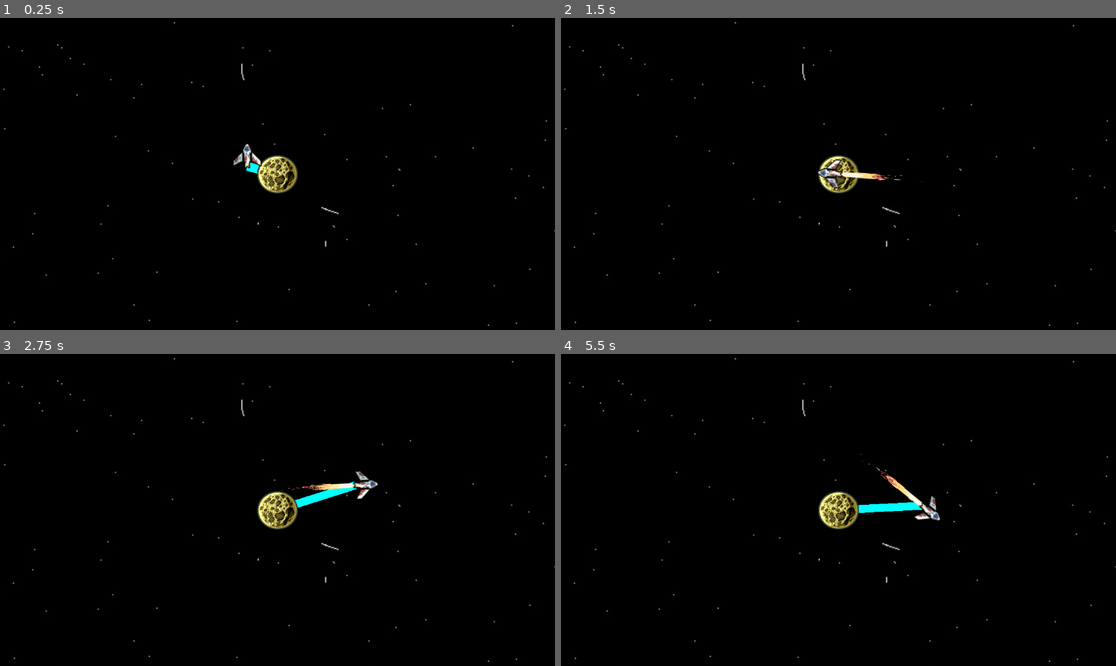
Above: before the commit, frames 1-4 (two rows, left to right).
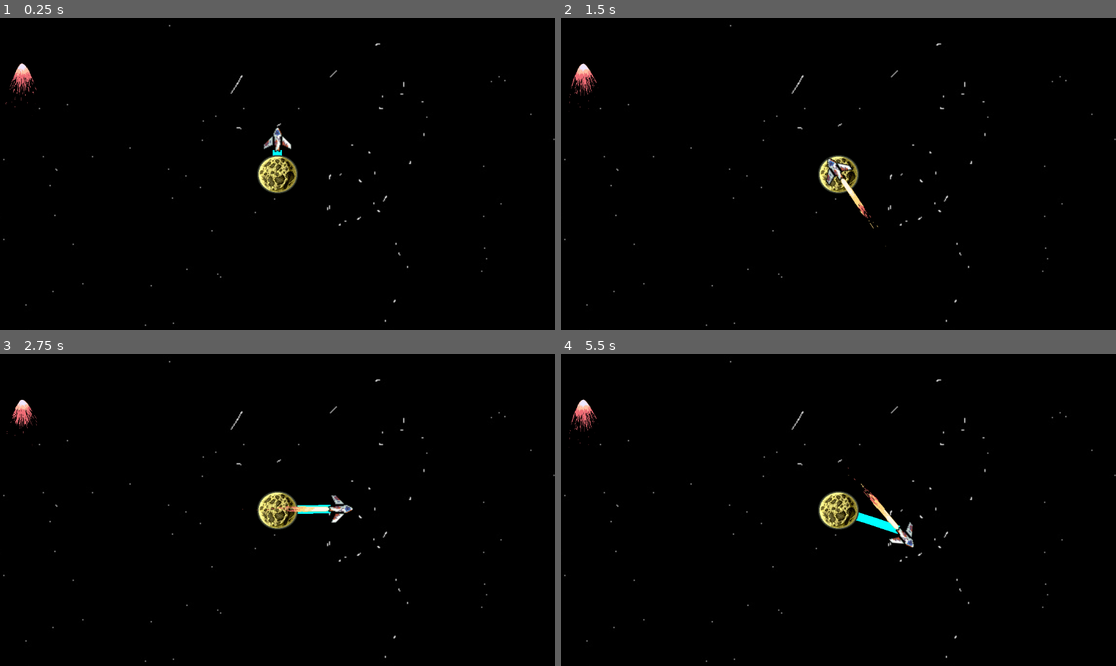
Above: after the commit, the same moments.

Repository: Fila2224/bounce-back
Game: Godot game, scene res://scenes/main_scene.tscn
The game is run twice, just before and just after one commit, with the same random seed, the same clock (stepped at 60 frames per second) and the same inputs.
Inputs:
- Up to frame 1 (0.25 s): no input
- Up to frame 2 (1.5 s): hold D (right) 0.53-1.28 s; tap Space (blip) at 0.6, 1.35 s; hold S (down) from 1.28 s (still down)
- Up to frame 3 (2.75 s): release S (down) at 2.03 s; hold D (right) from 2.03 s (still down); tap Space (blip) at 2.1 s
- Up to frame 4 (5.5 s): release D (right) at 2.78 s; hold Up (up) 2.78-3.53 s; tap Space (blip) every 0.75 s from 2.85 to 5.1 s; hold Left (left) 3.53-5.03 s; hold S (down) from 5.03 s (still down)

The runs differ from the first frame. In frame 1, 1.1% of the frame differs, in the area x 0-100%, y 1-99%; in frame 2, 1.2%; in frame 3, 1.6%; in frame 4, 1.7%.

Commit message:
asd

Diff:
--- a/meteor.gd
+++ b/meteor.gd
@@ -1,5 +1,5 @@
 extends CharacterBody2D
-
+@onready var moon_center: Sprite2D = $"../moon-center"
 
 # Called when the node enters the scene tree for the first time.
 func _ready() -> void:
@@ -8,11 +8,4 @@
 
 # Called every frame. 'delta' is the elapsed time since the previous frame.
 func _process(delta: float) -> void:
-	if position.x <= 0:
-		position.x += 5
-	if position.x >= 0:
-		position.x -= 5
-	if position.y <= 0:
-		position.y +=5
-	if position.y >= 0:
-		position.y -=5
+	print("asd")
--- a/scenes/main_scene.tscn
+++ b/scenes/main_scene.tscn
@@ -1,30 +1,33 @@
-[gd_scene format=3 uid="uid://brdy86nmjtwqy"]
+[gd_scene load_steps=6 format=3 uid="uid://brdy86nmjtwqy"]
 
 [ext_resource type="Texture2D" uid="uid://uyiytog8t307" path="res://assets/galaxy.jpg" id="1_0f027"]
 [ext_resource type="PackedScene" uid="uid://c2bjypt5qheov" path="res://scenes/moon-center.tscn" id="2_pw63i"]
 [ext_resource type="PackedScene" uid="uid://upw6p8d5t0yw" path="res://scenes/rocket.tscn" id="3_7ykc4"]
 [ext_resource type="Script" uid="uid://ci12vg25c60jc" path="res://scripts/line_2d.gd" id="4_pu3yx"]
+[ext_resource type="PackedScene" uid="uid://dd77yiwmgdg3q" path="res://scenes/meteor.tscn" id="5_gubc5"]
 
-[node name="main_scene" type="Node2D" unique_id=1618909244]
+[node name="main_scene" type="Node2D"]
 
-[node name="moon-center" parent="." unique_id=865734755 instance=ExtResource("2_pw63i")]
-position = Vector2(-356, 0)
+[node name="moon-center" parent="." instance=ExtResource("2_pw63i")]
 scale = Vector2(0.3984375, 0.375)
 
-[node name="Camera2D" type="Camera2D" parent="moon-center" unique_id=351100999]
+[node name="Camera2D" type="Camera2D" parent="moon-center"]
 position = Vector2(0, 2.3841858e-07)
 scale = Vector2(2.509804, 2.6666667)
 zoom = Vector2(2, 2)
 
-[node name="rocket" parent="." unique_id=517996678 node_paths=PackedStringArray("planet") instance=ExtResource("3_7ykc4")]
-position = Vector2(-358, -40)
+[node name="rocket" parent="." node_paths=PackedStringArray("planet") instance=ExtResource("3_7ykc4")]
+position = Vector2(0, -40)
 planet = NodePath("../moon-center")
 
-[node name="background" type="Sprite2D" parent="." unique_id=1060022089]
+[node name="background" type="Sprite2D" parent="."]
 z_index = -10
 texture = ExtResource("1_0f027")
 
-[node name="Line2D" type="Line2D" parent="." unique_id=665155692 groups=["line"]]
+[node name="Line2D" type="Line2D" parent="." groups=["line"]]
 z_index = -5
 default_color = Color(0, 1, 1, 1)
 script = ExtResource("4_pu3yx")
+
+[node name="meteor" parent="." instance=ExtResource("5_gubc5")]
+position = Vector2(-265, -106)
--- a/scenes/meteor.tscn
+++ b/scenes/meteor.tscn
@@ -1,6 +1,9 @@
-[gd_scene load_steps=9 format=3 uid="uid://dd77yiwmgdg3q"]
+[gd_scene load_steps=10 format=3 uid="uid://dd77yiwmgdg3q"]
 
+[ext_resource type="Script" uid="uid://yv7bsuwfhvnd" path="res://meteor.gd" id="1_pxso2"]
 [ext_resource type="Texture2D" uid="uid://00hbolocd746" path="res://assets/Animated_Exhaust_pixel_Pack_Free/Exhaust_03/exhaust_03_spritesheet.png" id="1_tcwo0"]
+
+[sub_resource type="CircleShape2D" id="CircleShape2D_pxso2"]
 
 [sub_resource type="AtlasTexture" id="AtlasTexture_ohe0j"]
 atlas = ExtResource("1_tcwo0")
@@ -45,16 +48,17 @@
 "speed": 5.0
 }]
 
-[sub_resource type="CircleShape2D" id="CircleShape2D_58b82"]
-
 [node name="meteor" type="CharacterBody2D"]
+script = ExtResource("1_pxso2")
 
 [node name="Area2D" type="Area2D" parent="."]
 
+[node name="CollisionShape2D" type="CollisionShape2D" parent="Area2D"]
+shape = SubResource("CircleShape2D_pxso2")
+
 [node name="AnimatedSprite2D" type="AnimatedSprite2D" parent="."]
+position = Vector2(0, 20)
+scale = Vector2(0.3, 0.3)
 sprite_frames = SubResource("SpriteFrames_o8pv2")
-frame_progress = 0.823513
-
-[node name="CollisionShape2D" type="CollisionShape2D" parent="."]
-position = Vector2(1, -88)
-shape = SubResource("CircleShape2D_58b82")
+autoplay = "default"
+frame_progress = 0.16073653
